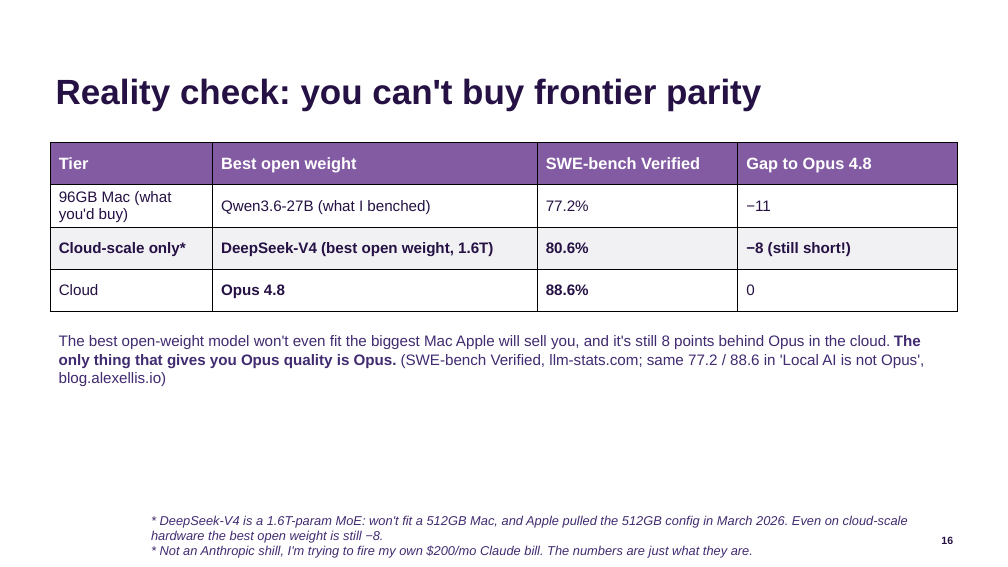
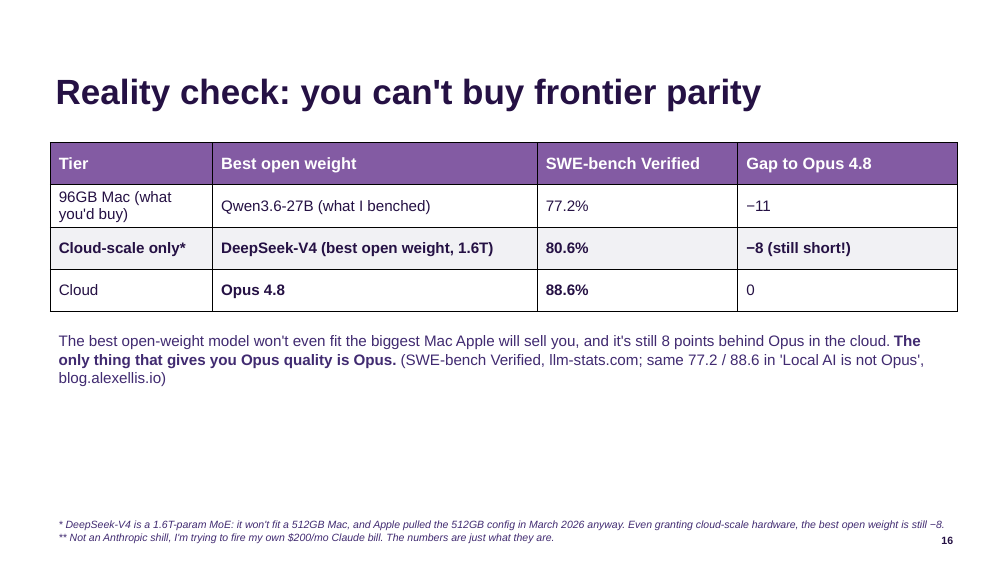
Before and after one commit to jconnolly/local-llm-pi5, a slide deck: slide 16 of local-llm-datasociety.pptx. Drawn at 1008x567 pixels with LibreOffice and Linux fonts; fonts in the diff are those of the drawing; background and template pictures are left out. Boxes give left, top, right and bottom in pixels: in the first picture for what was removed or moved away, otherwise in the second. Text is boxed around its words. In the diff, an @@ line names an element or a change of style, - is before the commit and + after.

```diff
--- a/local-llm-datasociety.pptx
+++ b/local-llm-datasociety.pptx
@@ text at [66,520,945,543]: text changed; size 11 to 9 pt @@
-* DeepSeek-V4 is a 1.6T-param MoE: won't fit a 512GB Mac, and Apple pulled the 512GB config in March 2026. Even on cloud-scale hardware the best open weight is still −8.
-* Not an Anthropic shill, I'm trying to fire my own $200/mo Claude bill. The numbers are just what they are.
+* DeepSeek-V4 is a 1.6T-param MoE: it won't fit a 512GB Mac, and Apple pulled the 512GB config in March 2026 anyway. Even granting cloud-scale hardware, the best open weight is still −8.
+** Not an Anthropic shill, I'm trying to fire my own $200/mo Claude bill. The numbers are just what they are.
```
Also in this commit, not shown: 3 other files.
